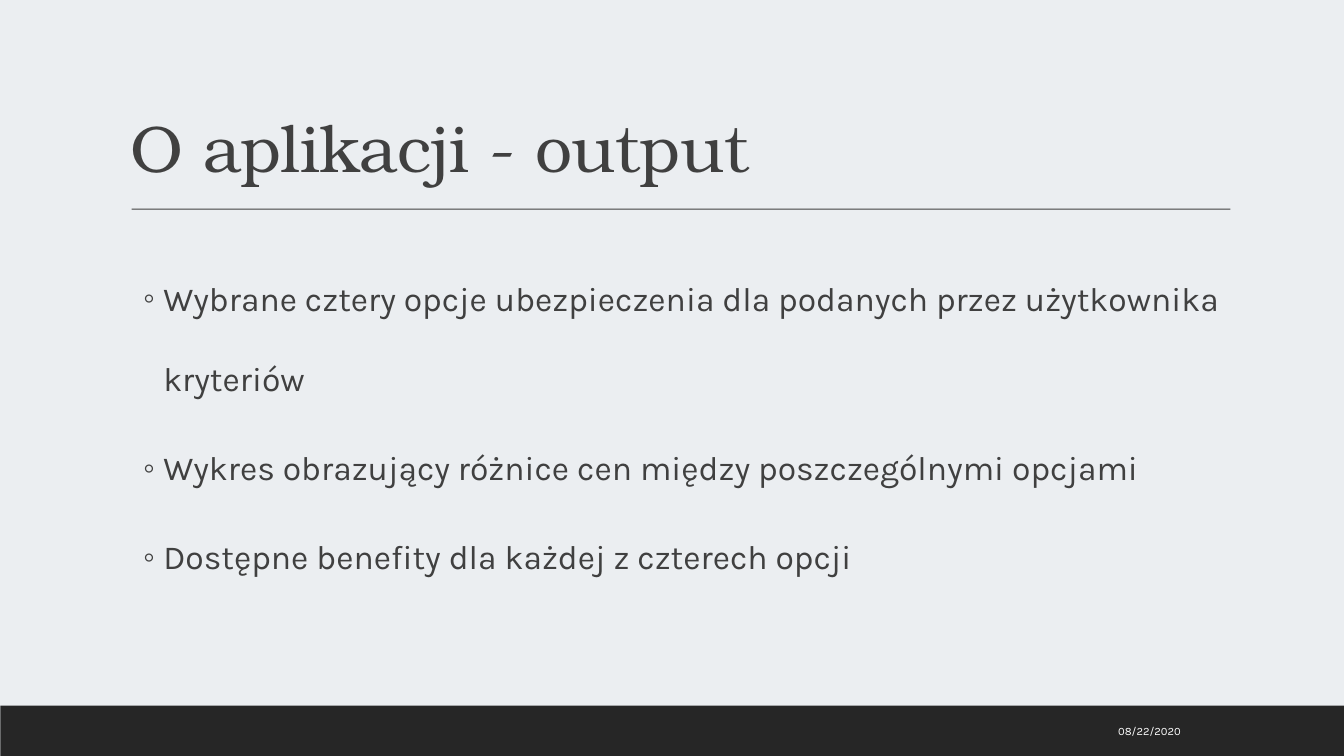
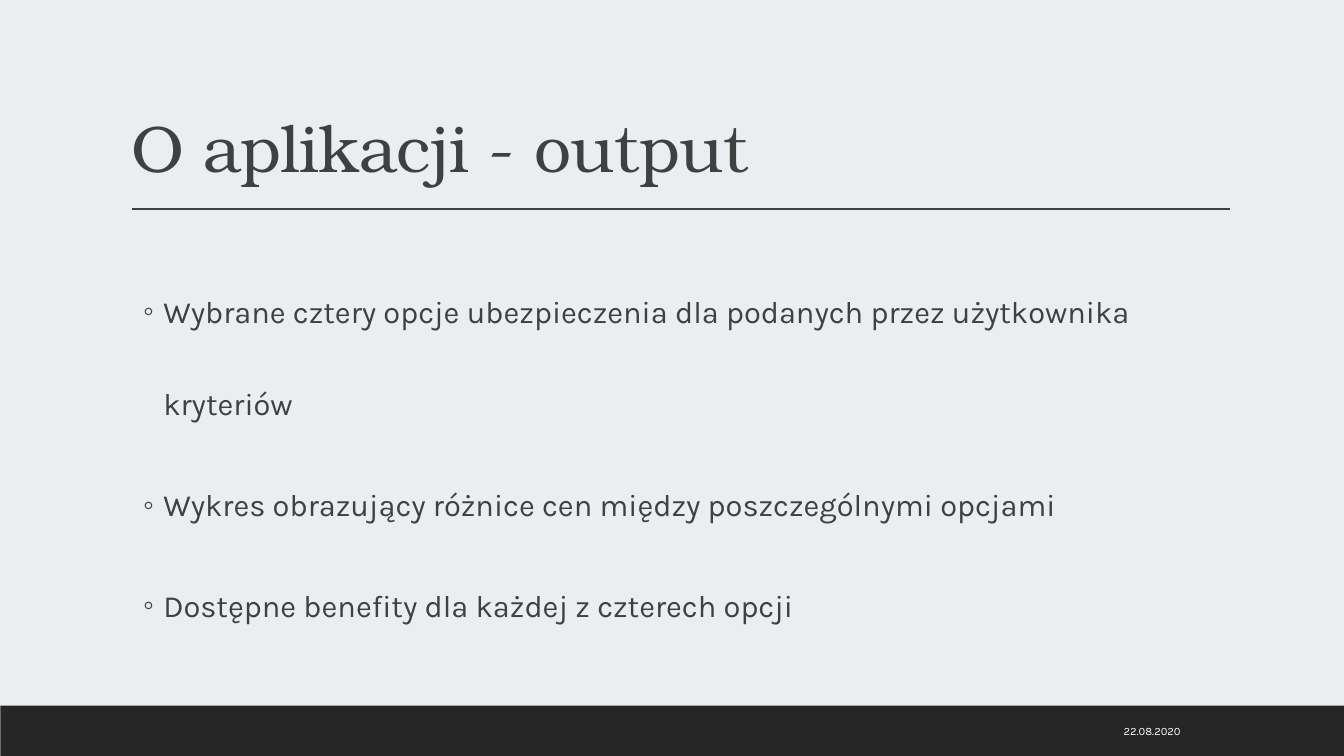
Before and after one commit to infoshareacademy/jdszr1-us-election, a slide deck: slide 3 of analiza_danych_python/prezentacja/Aplikacja_Ubezpieczeniowa.pptx. Drawn at 1344x756 pixels with LibreOffice and Linux fonts; fonts in the diff are those of the drawing. Boxes give left, top, right and bottom in pixels: in the first picture for what was removed or moved away, otherwise in the second. Text is boxed around its words. In the diff, an @@ line names an element or a change of style, - is before the commit and + after.

```diff
--- a/analiza_danych_python/prezentacja/Aplikacja_Ubezpieczeniowa.pptx
+++ b/analiza_danych_python/prezentacja/Aplikacja_Ubezpieczeniowa.pptx
@@ text "Wybrane cztery opcje ubezpieczenia dla ..." at [163,302,1129,625]: size 24 to 22 pt; line spacing 2 to 2.5 @@
@@ line (132, 210) - (1231, 210): stroke #404040 0.75 pt to #404040 1 pt @@
@@ text at [1124,728,1181,735]: text changed @@
-08/22/2020
+22.08.2020
```
Also in this commit, not shown: 5 other slides changed.
